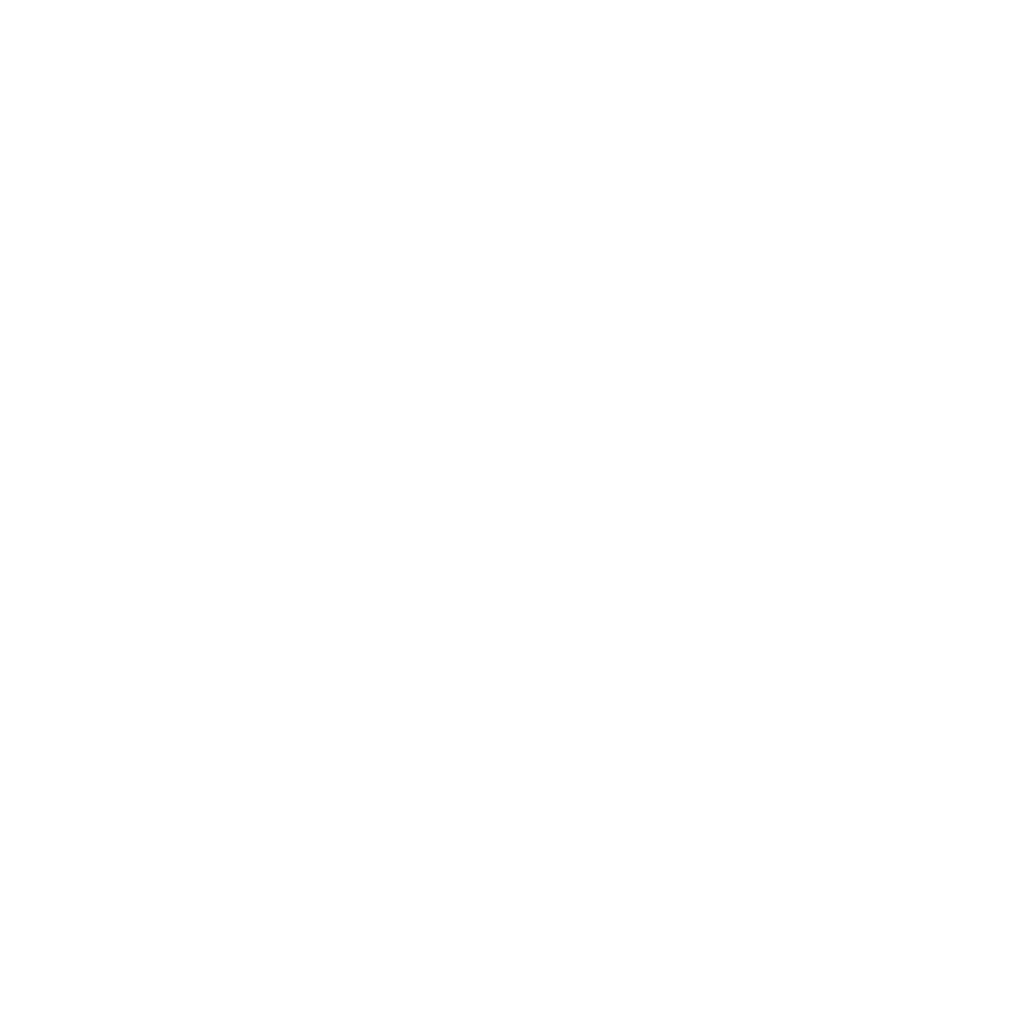
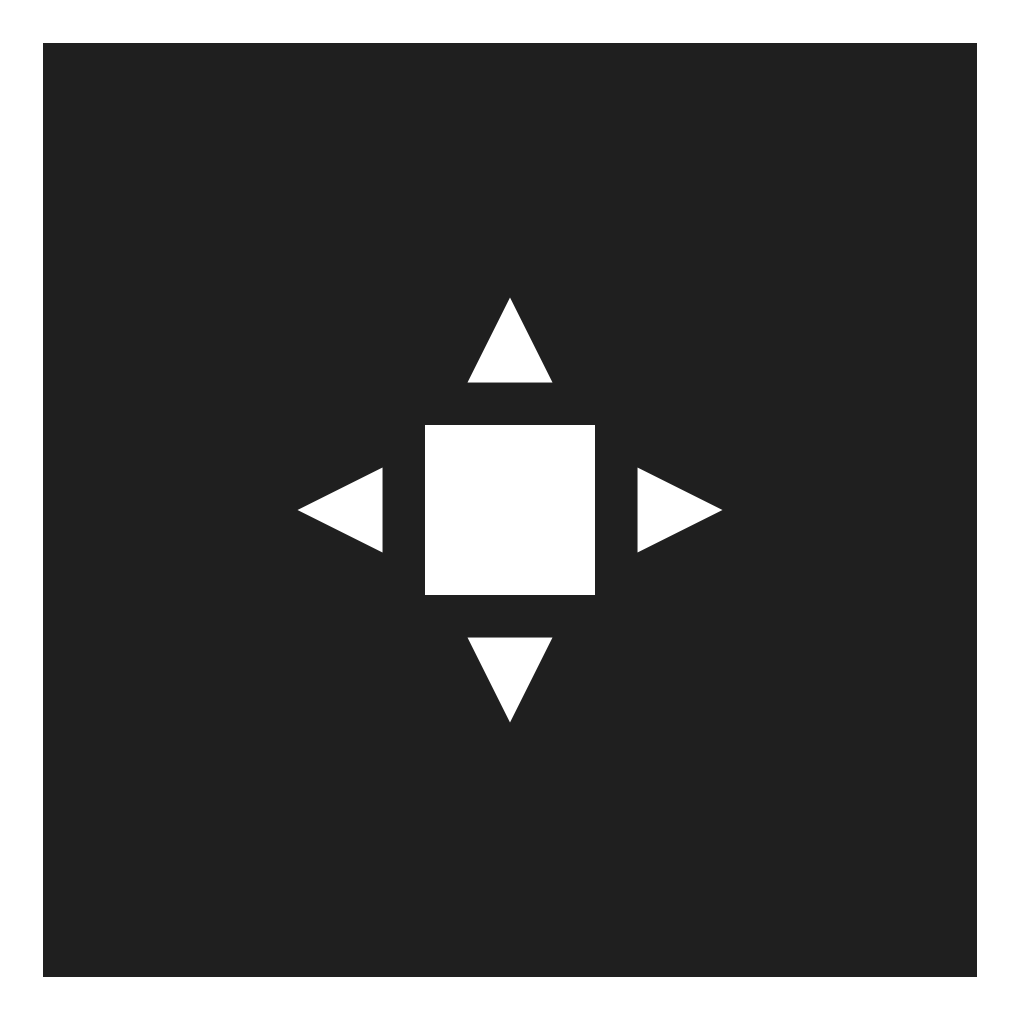
Layers edited between the first and the second w=1020, h=1020 image:
showed "black background" over [43, 43, 977, 977]
